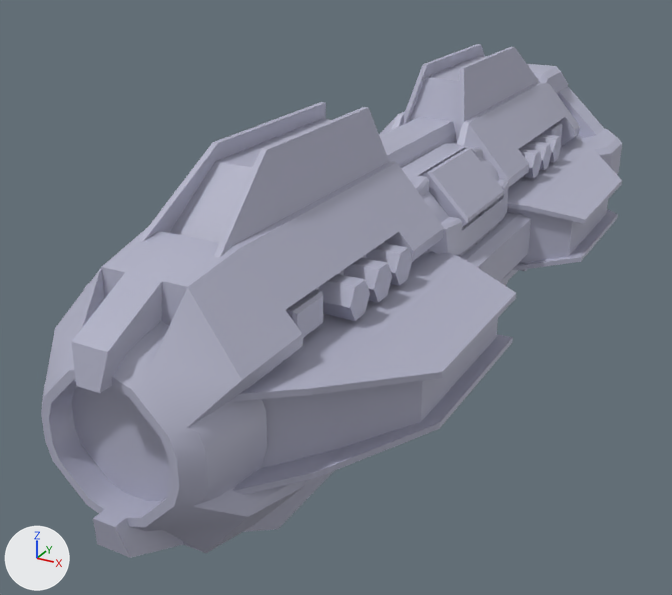
The glTF model app/public/img/3d/ships/federation/impetous/scene.gltf as it was, and as the next commit left it.
Camera for both pictures: a 50 mm camera at (60.8, -139.0, 53.7) aimed at (-8.3, -13.3, -9.2). The axes (+X, +Y, +Z) are drawn at lower left. The lights are the same throughout. Where no turn or scale is listed for an object, it has been applied to the vertices. Vertices at the same position are counted once.

Names of what the first picture shows: 'Cube', 'Front cross', 'Front cross.001', 'between thing', 'between thing 2', 'between thing 2.002', 'engine pod'.
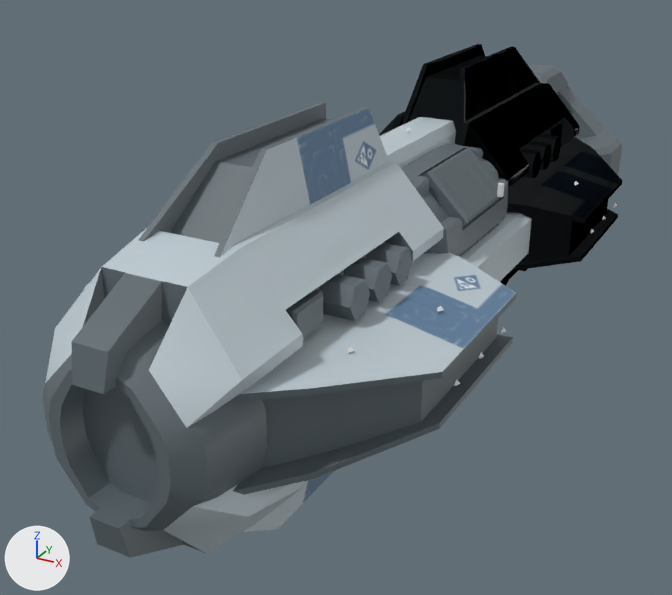
What differs and where, as boxes (x1, y1, x2, y2) in the pictures (672 x 595 px; the box of a moved part takes in the faces that stretch with it):
'between thing 2', surface changed, reshaped: before (41, 161, 444, 558); after (43, 161, 444, 558)
'Front cross', surface changed: (83, 102, 516, 532) in both
'Front cross.001', surface changed, reshaped (grey to black): (402, 44, 622, 286) in both
'between thing 2.002', surface changed (grey to black): (379, 83, 580, 285) in both
'engine pod', surface changed: (379, 135, 508, 283) in both
'Cube', surface changed: (380, 117, 531, 282) in both
'between thing', surface changed: (527, 64, 622, 174) in both
'Scale', added: after (497, 183, 504, 197)
'front-wing-left-top-mount1', added: after (437, 306, 444, 312)
part 1 of me_cube_004, moved or reshaped: before (41, 234, 267, 558); after (43, 342, 208, 558)
part 2 of me_cube_004, surface changed: (45, 161, 444, 558) in both
part 3 of me_cube_008, moved or reshaped: before (399, 116, 580, 281); after (399, 83, 580, 281)
part 4 of me_cube_008, surface changed (grey to black): (379, 83, 580, 285) in both
part 6 of me_cube_007, rebuilt: before (402, 44, 540, 144); after (402, 44, 541, 144)
part 7 of me_cube_007, rebuilt: (507, 137, 622, 270) in both

Patch to the scene script:
```diff
--- a/app/public/img/3d/ships/federation/impetous/scene.gltf.py
+++ b/app/public/img/3d/ships/federation/impetous/scene.gltf.py
@@ mat_shipmaterial @@
 n0 = _N.new('ShaderNodeBsdfPrincipled'); n0.name = 'Principled BSDF'
-n0.inputs[0].default_value = (0.439, 0.443, 0.568, 1.0)  # 'Base Color', light grey #b1b2c7
 n1 = _N.new('ShaderNodeOutputMaterial'); n1.name = 'Material Output'
+n2 = _N.new('ShaderNodeTexImage'); n2.name = 'Image Texture'
+n2.image = img_battleshipdiffuse
+n3 = _N.new('ShaderNodeNormalMap'); n3.name = 'Normal Map'
+n3.uv_map = 'UVMap'
+n4 = _N.new('ShaderNodeTexImage'); n4.name = 'Image Texture.001'
+n4.image = img_battleshipnormal
 _L.new(n0.outputs[0], n1.inputs[0])  # 'BSDF' to 'Surface'
+_L.new(n2.outputs[0], n0.inputs[0])  # 'Color' to 'Base Color'
+_L.new(n3.outputs[0], n0.inputs[5])  # 'Normal' to 'Normal'
+_L.new(n4.outputs[0], n3.inputs[1])  # 'Color' to 'Color'
@@ me_cube_004 @@
-me_cube_004.from_pydata(...)  # 496 vertices, 808 faces; spans x -14.4..14.4, y -79.7..-15.0, z -18.4..18.4
+me_cube_004.from_pydata(...)  # 452 vertices, 740 faces; spans x -14.4..14.4, y -79.7..-15.0, z -18.4..18.4
+# me_cube_004 part 1: 25 vertices moved from x -9.1..9.1, y -79.7..-74.5, z -9.1..8.1 to x -8.1..8.1, y -79.7..-74.5, z -9.1..8.1; 43 vertices removed from x -12.4..12.4, y -79.7..-61.6, z -18.4..18.4; 15 vertices added at x -8.1..8.1, y -79.7..-74.5, z -8.1..9.1
+# me_cube_004 part 2: 628 kept faces spanning x -14.4..14.4, y -79.7..-15.0, z -18.4..18.4 get new texture (UV) coordinates
 me_cube_004.materials.append(mat_shipmaterial)
@@ me_cube_008 @@
-me_cube_008.from_pydata(...)  # 478 vertices, 736 faces; spans x -14.4..14.4, y -2.3..60.6, z -18.4..18.4
+me_cube_008.from_pydata(...)  # 452 vertices, 740 faces; spans x -14.4..14.4, y -2.4..62.3, z -18.4..18.4
+# me_cube_008 part 3: 12 vertices moved from x -9.9..9.9, y 44.3..60.6, z -9.8..9.8 to x -9.9..9.9, y 44.2..60.6, z -9.8..9.8; 214 vertices removed from x -14.4..14.4, y -2.3..60.6, z -18.4..18.4; 188 vertices added at x -14.4..14.4, y -2.4..62.3, z -18.4..18.4
+# me_cube_008 part 4: 202 kept faces spanning x -14.4..14.4, y -2.4..60.6, z -18.4..18.4 get new texture (UV) coordinates
 me_cube_008.materials.append(mat_shipmaterial)
@@ me_cube_001 @@
-me_cube_001.from_pydata(...)  # 168 vertices, 320 faces; spans x -26.4..26.4, y -74.9..-18.7, z -26.4..26.4
+me_cube_001.from_pydata(...)  # 168 vertices, 272 faces; spans x -26.4..26.4, y -74.9..-18.7, z -26.4..26.4
+# me_cube_001 part 5: 272 kept faces spanning x -26.4..26.4, y -74.9..-18.7, z -26.4..26.4 get new texture (UV) coordinates
 me_cube_001.materials.append(mat_shipmaterial)
@@ me_cube_007 @@
-me_cube_007.from_pydata(...)  # 168 vertices, 320 faces; spans x -26.4..26.4, y 1.4..57.6, z -26.4..26.4
+me_cube_007.from_pydata(...)  # 168 vertices, 272 faces; spans x -26.4..26.4, y 1.6..57.8, z -26.4..26.4
+# me_cube_007 part 6: the loose piece of 42 vertices spanning x -6.6..6.6, y 1.4..57.6, z 7.3..26.4 is rebuilt with 42 vertices and now spans x -6.6..6.6, y 1.6..57.8, z 7.3..26.4
+# me_cube_007 part 7: the loose piece of 42 vertices spanning x 7.3..26.4, y 1.4..57.6, z -6.6..6.6 is rebuilt with 42 vertices and now spans x 7.3..26.4, y 1.6..57.8, z -6.6..6.6
 me_cube_007.materials.append(mat_shipmaterial)
@@ me_cube_030 @@
+me_cube_030.from_pydata([(0.472, 0.0, 0.0), (-0.472, 0.0, 0.0), (0.0, 0.0, 0.472), (0.0, -0.943, 0.0)], [], [(0, 1, 2), (3, 2, 1), (0, 2, 3)])
+me_cube_030.materials.append(mat_material_002)  # white #e7e7e7
@@ ob_scale @@
+ob_scale = bpy.data.objects.new('Scale', me_cylinder)  # a 32-sided cylinder along z spanning x -0.5..0.5, y -0.5..0.5, z -1.0..1.0
+ob_scale.location = (16.2, -5.0, 11.0)
@@ ob_aft_wing_left_top_mount1 @@
+ob_aft_wing_left_top_mount1 = bpy.data.objects.new('aft-wing-left-top-mount1', me_cube_030)
+ob_aft_wing_left_top_mount1.location = (20.8, 22.8, 5.3)
@@ ob_front_wing_left_top_mount1 @@
+ob_front_wing_left_top_mount1 = bpy.data.objects.new('front-wing-left-top-mount1', me_cube_030.copy())
+ob_front_wing_left_top_mount1.location = (20.8, -39.2, 5.3)
```
